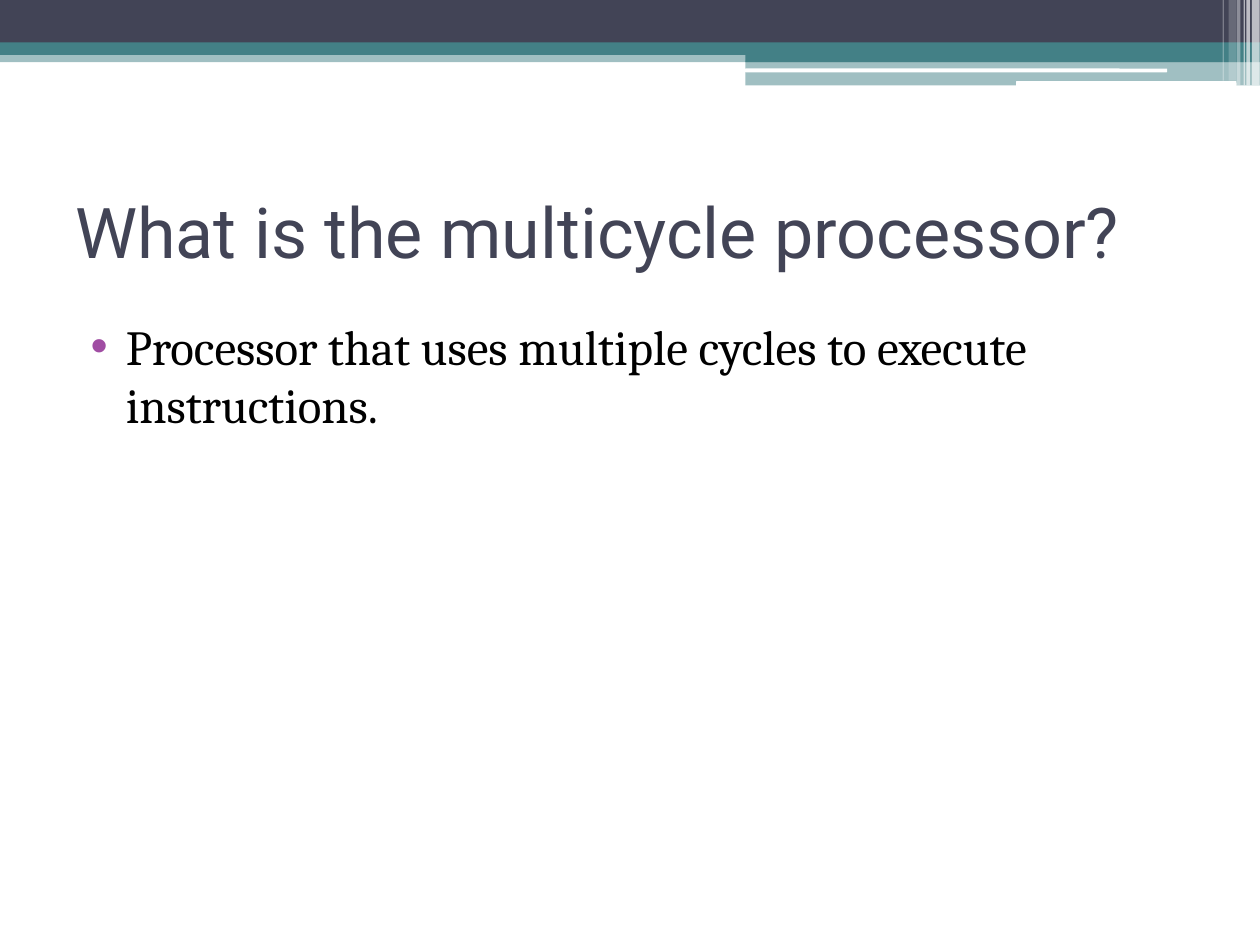
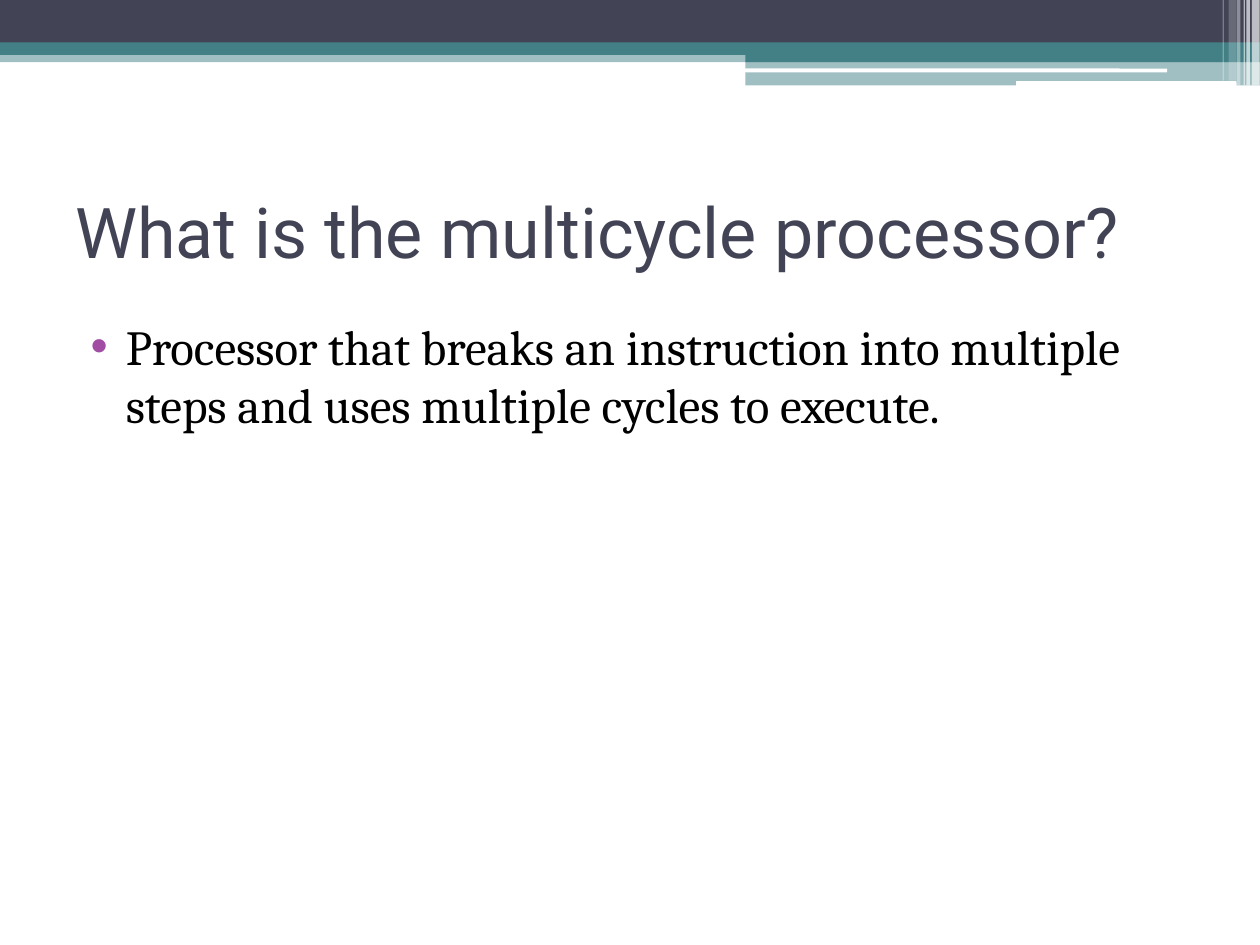
Before and after one commit to lucasrangit/Multicycle_MIPS, a slide deck: slide 3 of Multicycle_Processor.pptx. Drawn at 1260x945 pixels with LibreOffice and Linux fonts; fonts in the diff are those of the drawing. Boxes give left, top, right and bottom in pixels: in the first picture for what was removed or moved away, otherwise in the second. Text is boxed around its words. In the diff, an @@ line names an element or a change of style, - is before the commit and + after.

```diff
--- a/Multicycle_Processor.pptx
+++ b/Multicycle_Processor.pptx
@@ text at [126,331,1120,434]: text changed @@
-• Processor that uses multiple cycles to execute instructions.
+• Processor that breaks an instruction into multiple steps and uses multiple cycles to execute.
```
Also in this commit, not shown: 1 other slide changed, 1 slide added.
